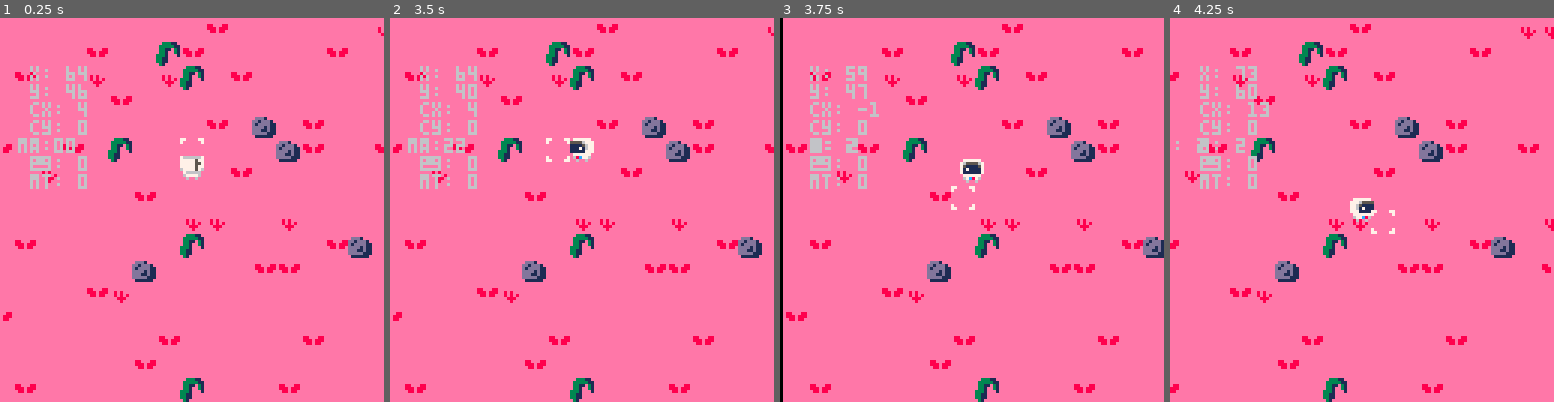
Above: before the commit, frames 1-4 (left to right).
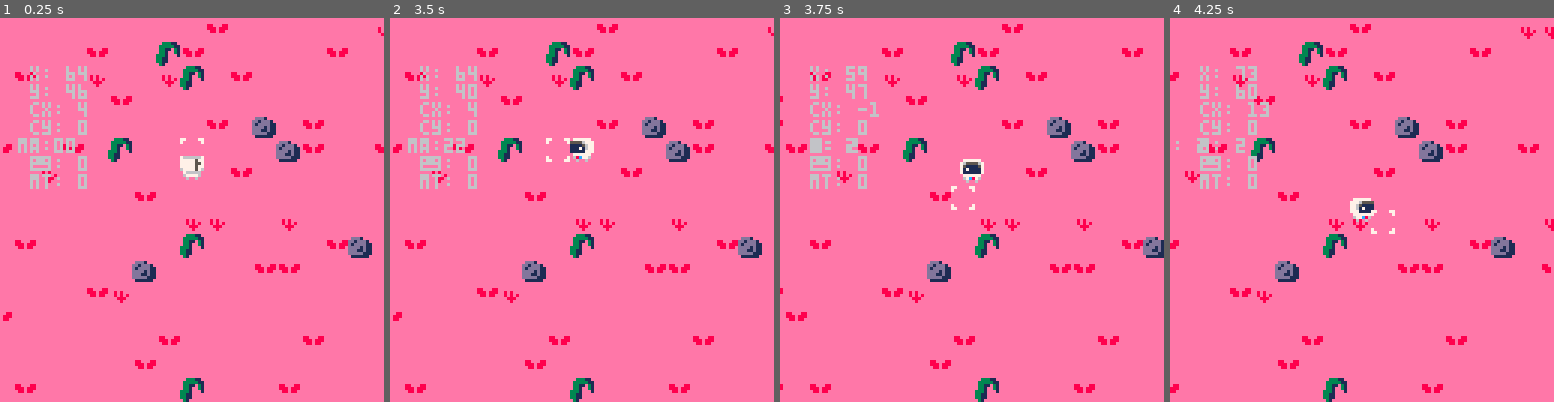
Above: after the commit, the same moments.

Repository: ARKANYOTA/ludumdare47
Game: PICO-8 cartridge arkanv1.p8
Two runs of this game, one before a commit and one after it. Both use one fixed random seed, a clock stepped at 60 frames per second and the inputs below.
Inputs:
- Up to frame 1 (0.25 s): no input
- Up to frame 2 (3.5 s): tap X (X key) at 0.33, 1.07, 1.85, 2.97 s; tap O (Z key) at 0.7, 1.7, 2.1, 2.5, 2.9, 3.3 s; hold Right 1.6-2.1 s; hold Up 2.15-2.42 s; hold Right 2.47-3.03 s; hold Left from 3.08 s (still down)
- Up to frame 3 (3.75 s): release Left at 3.58 s; hold Down from 3.63 s (still down); tap O (Z key) at 3.7 s
- Up to frame 4 (4.25 s): release Down at 3.97 s; hold Right from 4.02 s (still down); tap X (X key) at 4.08 s; tap O (Z key) at 4.1 s

Frames 1-2 are identical in both runs. In frame 3, 0.8% of the frame differs, in the area x 0-1%, y 0-100%; in frame 4, nothing differs.

Commit message:
map tp et copy

Diff:
--- a/arkanv1.p8
+++ b/arkanv1.p8
@@ -102,6 +102,23 @@
 		else
 			cx = 0
 		end
+
+			--tp haut-bas g-d
+		if x>1016 then
+			x =1
+			cx = 0
+		end
+		if x<0 then
+		 x = 1015
+		 cx = 895
+		end
+		if y<-7 then
+			y=128
+		end
+		if y>128 then
+			y=-7
+		end
+
 		--camera
 		cx=x-64+4
 		cy=0
@@ -116,6 +133,8 @@
 		print("main menu",64,64,7)
 	else
 		map(0,0)
+		map(0,0,1024,0, 8, 16)
+		map(120,0,-64,0, 8, 16)
 		--sprite
 		spr(anims.afk[rot+1],x,y,1,1)
 		spr(16,cux,cuy)
